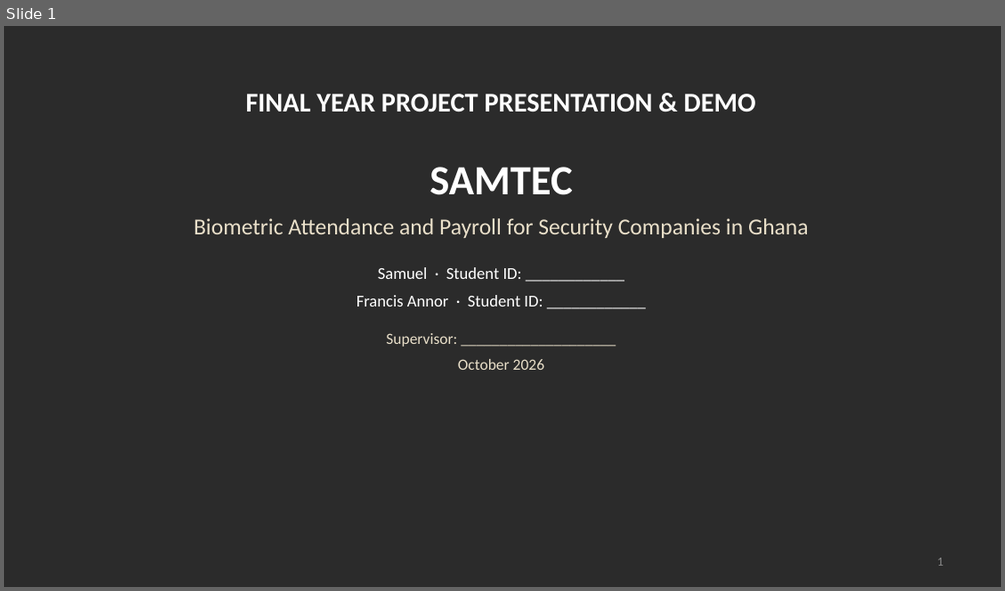
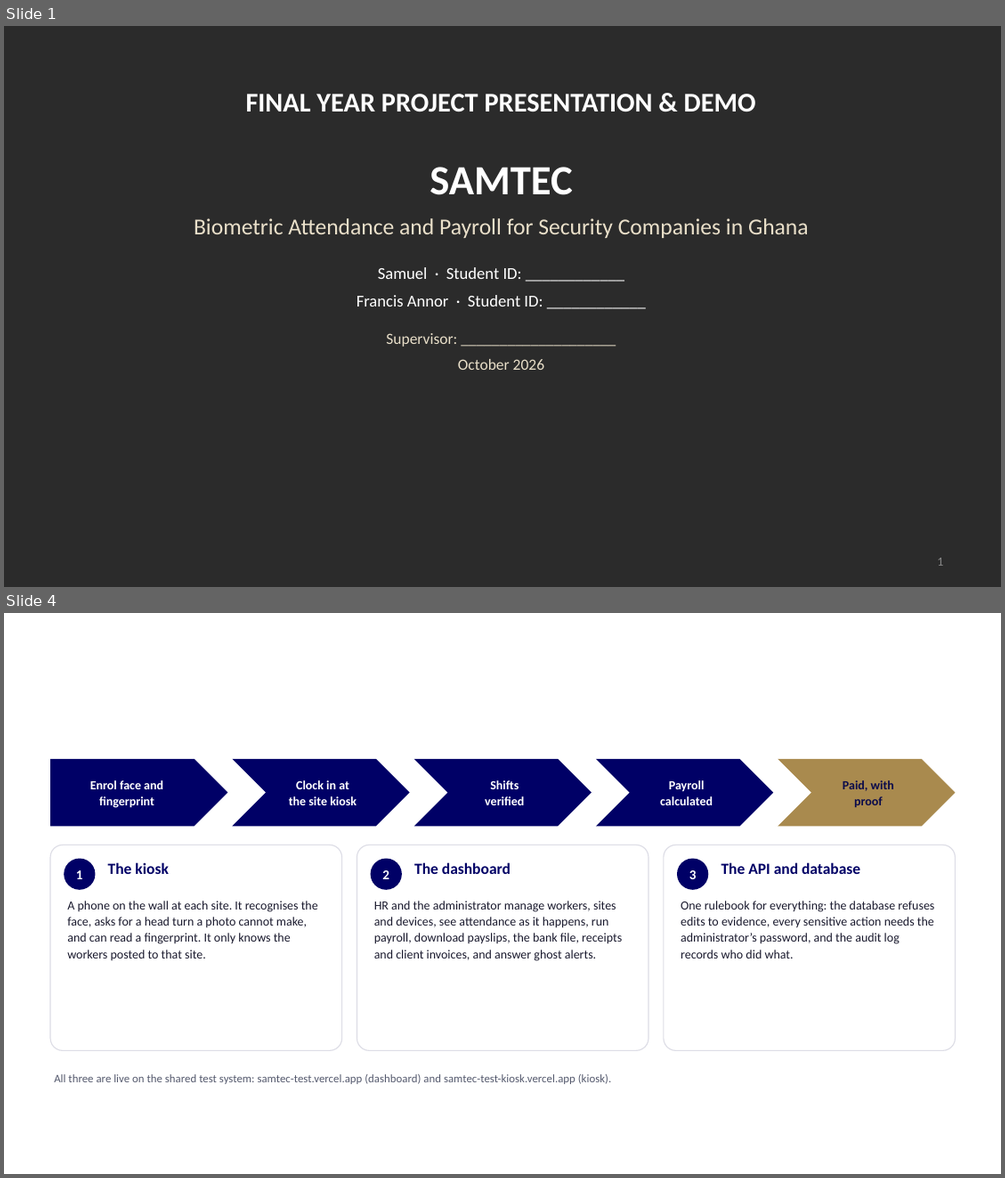
Before and after one commit to TEAM-DEVV/samtec-security-system, a slide deck: docs/guides/SAMTEC-defence-slides.pptx. Shown one above the other, each under a label of ours: slide 1 before the commit, slides 1 and 4 after it; the slides between them are not shown. The pictures are 1005x591 and 1005x1178 pixels, drawn with LibreOffice and Linux fonts; fonts in the diff are those of the drawing; background and template pictures are left out; a plain dark background stands for a picture behind light text. Boxes give left, top, right and bottom in pixels: in the first picture for what was removed or moved away, otherwise in the second. Text is boxed around its words. In the diff, an @@ line names an element or a change of style, - is before the commit and + after.

```diff
--- a/docs/guides/SAMTEC-defence-slides.pptx
+++ b/docs/guides/SAMTEC-defence-slides.pptx
@@ slide 4 added at (4, 613, 1001, 1174), background picture (left out) @@
@@ title added at (50, 644, 955, 719), 34 pt, text #FFFFFF, bold @@
+What we built
@@ pentagon arrow added at (50, 759, 227, 826), fill #000066, 12 pt, text #FFFFFF, bold @@
+Enrol face and fingerprint
@@ chevron added at (232, 759, 409, 826), fill #000066, 12 pt, text #FFFFFF, bold @@
+Clock in at the site kiosk
@@ chevron added at (413, 759, 591, 826), fill #000066, 12 pt, text #FFFFFF, bold @@
+Shifts verified
@@ chevron added at (596, 759, 774, 826), fill #000066, 12 pt, text #FFFFFF, bold @@
+Payroll calculated
@@ chevron added at (778, 759, 955, 826), fill #A98A4E, 12 pt, text #0B0B4A, bold @@
+Paid, with proof
@@ rounded rectangle added at (50, 844, 342, 1051), fill #FFFFFF, outline #DDDDE6 1 pt @@
@@ rounded rectangle added at (357, 844, 648, 1051), fill #FFFFFF, outline #DDDDE6 1 pt @@
@@ rounded rectangle added at (663, 844, 955, 1051), fill #FFFFFF, outline #DDDDE6 1 pt @@
@@ ellipse added at (64, 859, 96, 890), fill #000066, 13 pt, text #FFFFFF, bold @@
+1
@@ text added at (108, 862, 168, 874), 15 pt, text #000066, bold @@
+The kiosk
@@ ellipse added at (371, 859, 402, 890), fill #000066, 13 pt, text #FFFFFF, bold @@
+2
@@ text added at (414, 862, 510, 874), 15 pt, text #000066, bold @@
+The dashboard
@@ ellipse added at (677, 859, 708, 890), fill #000066, 13 pt, text #FFFFFF, bold @@
+3
@@ text added at (721, 862, 860, 874), 15 pt, text #000066, bold @@
+The API and database
@@ text added at (67, 900, 318, 960), 12 pt, text #1A1A2E @@
+A phone on the wall at each site. It recognises the face, asks for a head turn a photo cannot make, and can read a fingerprint. It only knows the workers posted to that site.
@@ text added at (374, 900, 622, 961), 12 pt, text #1A1A2E @@
+HR and the administrator manage workers, sites and devices, see attendance as it happens, run payroll, download payslips, the bank file, receipts and client invoices, and answer ghost alerts.
@@ text added at (680, 900, 934, 958), 12 pt, text #1A1A2E @@
+One rulebook for everything: the database refuses edits to evidence, every sensitive action needs the administrator’s password, and the audit log records who did what.
@@ text added at (54, 1074, 611, 1084), 11 pt, text #555A6E @@
+All three are live on the shared test system: samtec-test.vercel.app (dashboard) and samtec-test-kiosk.vercel.app (kiosk).
```
Also in this commit, not shown: 2 slides changed, 5 other slides added, 20 slides removed, 1 other file.
